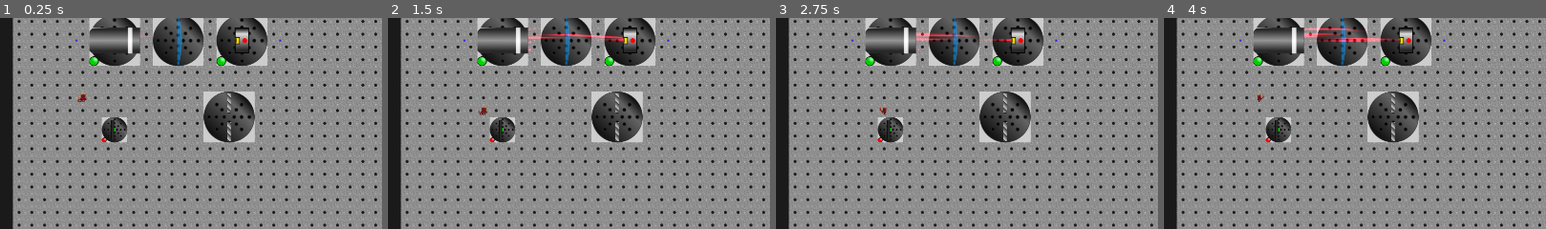
Above: before the commit, frames 1-4 (left to right).
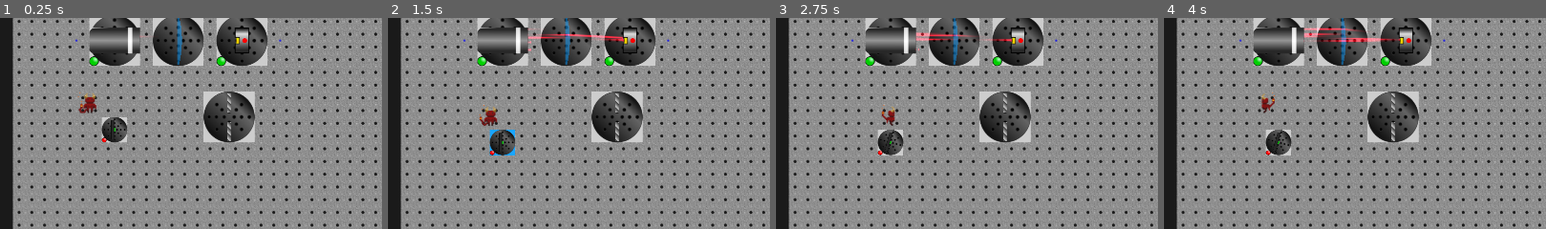
Above: after the commit, the same moments.

Repository: mbapplegate/maxwellDemon
Game: Godot game, scene res://worlds/test_world.tscn
Same seed, same stepped clock (60 frames per second), same inputs: the game is played once before the commit and once after it. The project has no main scene, so this scene is started directly.
Inputs:
- Up to frame 1 (0.25 s): no input
- Up to frame 2 (1.5 s): tap Enter at 0.5 s; hold Right (right) 0.53-1.28 s; hold Shift (pull) 0.53-1.28 s; tap Space (toggleEnergize) at 1.25 s; hold Down (down) from 1.28 s (still down); tap Shift (pull) at 1.35 s
- Up to frame 3 (2.75 s): release Down (down) at 2.03 s; hold Right (right) from 2.03 s (still down); hold Q (rotateCCW) from 2.03 s (still down); tap Shift (pull) at 2.3 s
- Up to frame 4 (4 s): release Right (right) at 2.78 s; release Q (rotateCCW) at 2.78 s; hold Up (up) 2.78-3.53 s; tap E (rotateCW) at 2.85 s; tap Shift (pull) at 3.05, 3.8 s; tap Enter at 3.5 s; hold Left (left) from 3.53 s (still down); hold Space (toggleEnergize) from 3.53 s (still down)
The pictures show only the part of the screen within x 0-50%, y 35-85%; the shares and areas given below are measured in that part.

The runs differ from the first frame. In frame 1, 0.3% of the frame differs, in the area x 20-26%, y 34-46%; in frame 2, 1.3%, in the area x 23-34%, y 41-66%; in frame 3, 1.2%; in frame 4, 1.3%.

Commit message:
Increased player size

Diff:
--- a/scenes/DetectorScreen/screenOsc.svg
+++ b/scenes/DetectorScreen/screenOsc.svg
@@ -16,7 +16,10 @@
    version="1.1"
    id="svg4974"
    inkscape:version="0.92.5 (2060ec1f9f, 2020-04-08)"
-   sodipodi:docname="screenOsc.svg">
+   sodipodi:docname="screenOsc.svg"
+   inkscape:export-filename="C:\Users\Matthew\Documents\Godot\maxwellGithub\maxwellDemon\scenes\DetectorScreen\screenOsc.png"
+   inkscape:export-xdpi="96.18"
+   inkscape:export-ydpi="96.18">
   <defs
      id="defs4968">
     <linearGradient
@@ -52,7 +55,7 @@
      inkscape:pageshadow="2"
      inkscape:zoom="5.6"
      inkscape:cx="0.29488409"
-     inkscape:cy="61.035995"
+     inkscape:cy="75.321709"
      inkscape:document-units="px"
      inkscape:current-layer="layer1"
      showgrid="false"
--- a/scenes/Player/player.gd
+++ b/scenes/Player/player.gd
@@ -4,11 +4,12 @@
 @onready var _activate_region = $MaxwellBody/ActivationRegion/CollisionShape2D
 #@onready var _player_body = $MaxwellBody
 @onready var _cast = $MaxwellBody/checkCollision
+@onready var _cast2 = $MaxwellBody/checkCollision2
 
 @export var SPEED = 400.0
 @export var PUSH_SPEED = 200.0
-const SPRITE_SIZE = Vector2(32,32)
-const ACTIVATION_SIZE = 24
+const SPRITE_SIZE = Vector2(64,64)
+const ACTIVATION_SIZE = 30
 const SEC_TO_IDLE = 2
 const TILE_SIZE = 32
 
@@ -79,18 +80,43 @@
 
 
 func validate_movement(testLoc:Vector2, direction:Vector2):
-	_cast.position = Vector2(16,16) + direction*8
+	var dirCast1 = Vector2.ZERO
+	var dirCast2 = Vector2.ZERO
+	if direction == Vector2.RIGHT:
+		dirCast1 = (Vector2.RIGHT + Vector2.UP).normalized()
+		dirCast2 = (Vector2.RIGHT + Vector2.DOWN).normalized()
+	elif direction == Vector2.UP:
+		dirCast1 = (Vector2.RIGHT + Vector2.UP).normalized()
+		dirCast2 = (Vector2.LEFT + Vector2.UP).normalized()
+	elif direction == Vector2.DOWN:
+		dirCast1 = (Vector2.RIGHT + Vector2.DOWN).normalized()
+		dirCast2 = (Vector2.LEFT + Vector2.DOWN).normalized()
+	elif direction == Vector2.LEFT:
+		dirCast1 = (Vector2.LEFT + Vector2.UP).normalized()
+		dirCast2 = (Vector2.LEFT + Vector2.DOWN).normalized()
+
+	_cast.position = SPRITE_SIZE/2.0 + dirCast1*TILE_SIZE
 	_cast.target_position =to_local(testLoc)
+	_cast2.position = SPRITE_SIZE/2.0 + dirCast2*TILE_SIZE
+	_cast2.target_position = to_local(testLoc)
 	#_cast.position = self.position
 	_cast.force_raycast_update()
-	if not _cast.is_colliding():
+	_cast2.force_raycast_update()
+	if (not _cast.is_colliding()) and (not _cast2.is_colliding()):
 		return true
 	else:
-		if _cast.get_collider() is pushableObject and _cast.get_collider().isPushable:
-			_cast.get_collider().push(_cast.target_position)
-			return _cast.get_collider().isSliding
-		else:
-			return false
+		if _cast.is_colliding():
+			if _cast.get_collider() is pushableObject and _cast.get_collider().isPushable:
+				_cast.get_collider().push(_cast.target_position)
+				return _cast.get_collider().isSliding
+			else:
+				return false
+		elif _cast2.is_colliding():
+			if _cast2.get_collider() is pushableObject and _cast2.get_collider().isPushable:
+				_cast2.get_collider().push(_cast2.target_position)
+				return _cast2.get_collider().isSliding
+			else:
+				return false
 
 
 func _process(_delta):
@@ -154,7 +180,7 @@
 			animation = "WalkUp"
 		elif motion == Vector2.ZERO and idle:
 			animation = "Idle"
-			_set_activation_region("down")
+			#_set_activation_region("down")
 #		else:
 #			_animation_player.stop()
 	else:
@@ -174,7 +200,7 @@
 			animation = "WalkDown"
 		elif motion == Vector2.ZERO and idle:
 			animation = "Idle"
-			_set_activation_region("down")
+			#_set_activation_region("down")
 #		else:
 #			_animation_player.stop()
 
--- a/scenes/Player/player.tscn
+++ b/scenes/Player/player.tscn
@@ -142,14 +142,12 @@
 }]
 
 [sub_resource type="RectangleShape2D" id="RectangleShape2D_hn8h0"]
-size = Vector2(32, 32)
+size = Vector2(64, 64)
 
 [sub_resource type="RectangleShape2D" id="RectangleShape2D_bhfnq"]
-size = Vector2(10, 10)
+size = Vector2(30, 30)
 
 [node name="Player" type="Node2D"]
-position = Vector2(127, 109)
-scale = Vector2(3, 3)
 script = ExtResource("1_ne1mb")
 
 [node name="MaxwellBody" type="CharacterBody2D" parent="."]
@@ -158,12 +156,13 @@
 motion_mode = 1
 
 [node name="AnimatedSprite2D" type="AnimatedSprite2D" parent="MaxwellBody"]
+scale = Vector2(2, 2)
 sprite_frames = SubResource("SpriteFrames_sindr")
 animation = &"WalkUp"
 centered = false
 
 [node name="CollisionShape2D" type="CollisionShape2D" parent="MaxwellBody"]
-position = Vector2(16, 16)
+position = Vector2(32, 32)
 shape = SubResource("RectangleShape2D_hn8h0")
 
 [node name="ActivationRegion" type="Area2D" parent="MaxwellBody"]
@@ -171,7 +170,7 @@
 collision_mask = 2
 
 [node name="CollisionShape2D" type="CollisionShape2D" parent="MaxwellBody/ActivationRegion"]
-position = Vector2(16, -5)
+position = Vector2(32, -15)
 shape = SubResource("RectangleShape2D_bhfnq")
 
 [node name="checkCollision" type="RayCast2D" parent="MaxwellBody"]
@@ -179,5 +178,10 @@
 target_position = Vector2(0, 32)
 collision_mask = 2
 
+[node name="checkCollision2" type="RayCast2D" parent="MaxwellBody"]
+position = Vector2(16, 16)
+target_position = Vector2(0, 32)
+collision_mask = 2
+
 [connection signal="body_entered" from="MaxwellBody/ActivationRegion" to="." method="_on_activation_region_body_entered"]
 [connection signal="body_exited" from="MaxwellBody/ActivationRegion" to="." method="_on_activation_region_body_exited"]
--- a/worlds/test_world.tscn
+++ b/worlds/test_world.tscn
@@ -48,7 +48,6 @@
 
 [node name="Player" parent="." instance=ExtResource("3_y4irg")]
 position = Vector2(192, 576)
-scale = Vector2(1, 1)
 
 [node name="PointSource" parent="." instance=ExtResource("8_1t5aj")]
 position = Vector2(992, 448)
